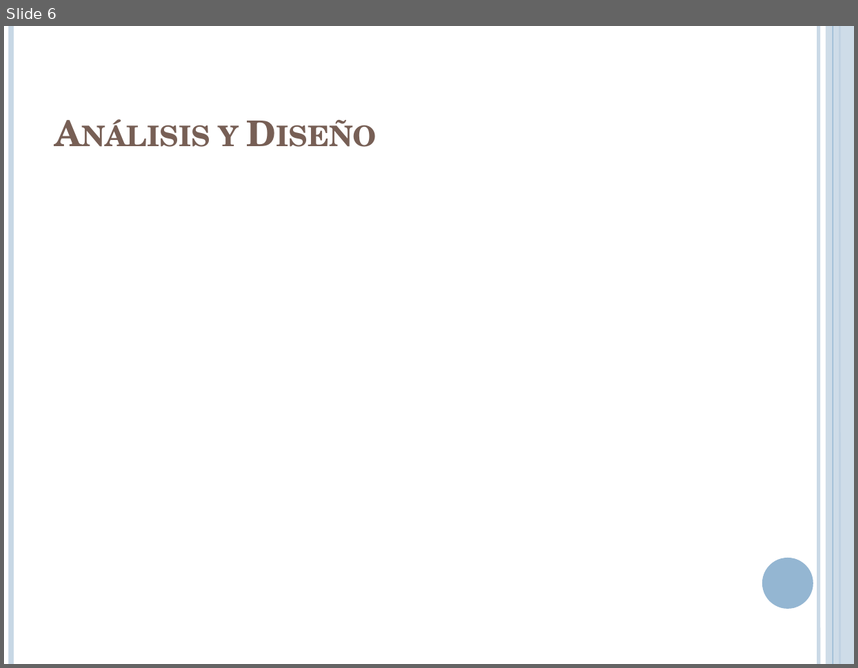
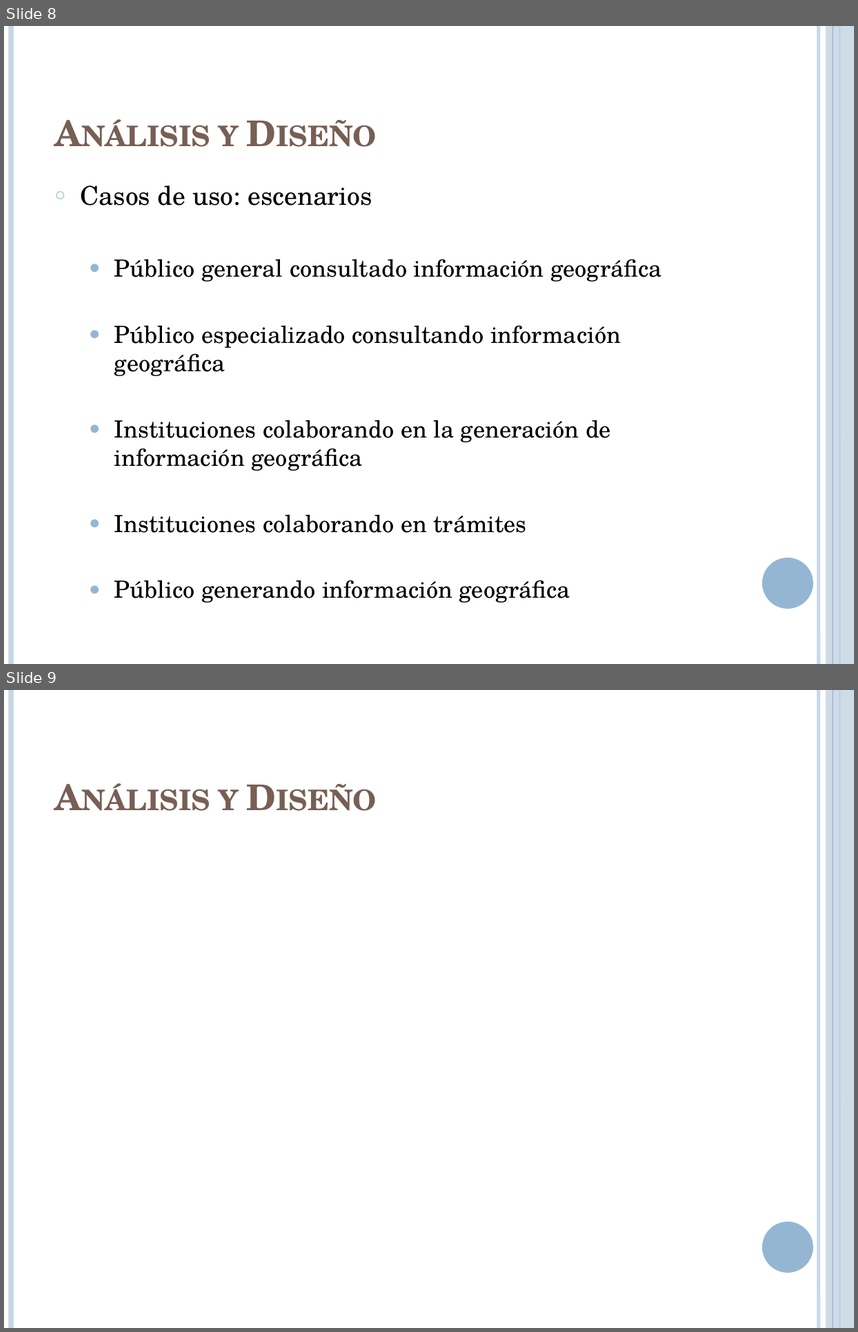
Before and after one commit to lcpaso1/integracion-gis-pge, a slide deck: Presentacion.pptx. Shown one above the other, each under a label of ours: slide 6 before the commit, slides 8 and 9 after it. The pictures are 858x668 and 858x1332 pixels, drawn with LibreOffice and Linux fonts; fonts in the diff are those of the drawing. Boxes give left, top, right and bottom in pixels: in the first picture for what was removed or moved away, otherwise in the second. Text is boxed around its words. In the diff, an @@ line names an element or a change of style, - is before the commit and + after.

```diff
--- a/Presentacion.pptx
+++ b/Presentacion.pptx
@@ slide 8 added at bbox=[4, 26, 854, 664], background #FFFFFF; not listed: 6 template elements that a slide beside it also shows @@
@@ title added at bbox=[219, 125, 239, 146], 30 pt, text #775F55, bold, small capitals @@
+Análisis y Diseño
@@ text added at bbox=[81, 185, 662, 602], 20 pt, text #000000 @@
+○ Casos de uso: escenarios
+  ● Público general consultado información geográfica
+  ● Público especializado consultando información geográfica
+  ● Instituciones colaborando en la generación de información geográfica
+  ● Instituciones colaborando en trámites
+  ● Público generando información geográfica
@@ what was slide 6 is now slide 9 @@
```
Also in this commit, not shown: 2 slides changed, 7 other slides added, 3 slides removed.
